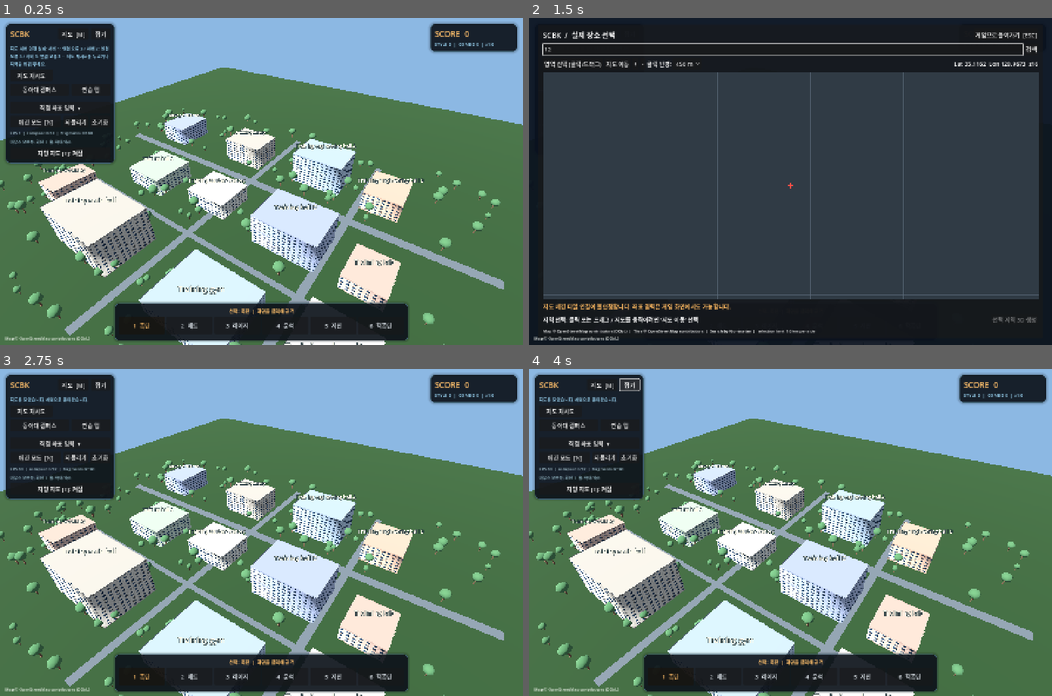
Above: before the commit, frames 1-4 (two rows, left to right).
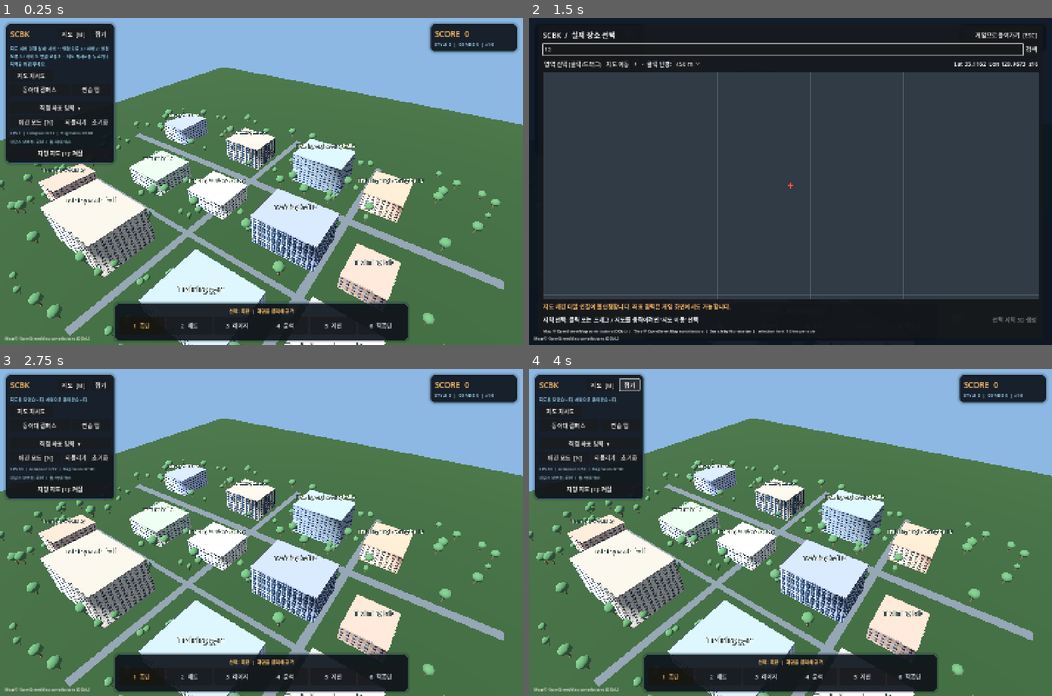
Above: after the commit, the same moments.

Repository: sopo9880/SCBK
Game: Godot game, scene res://scenes/main.tscn
Two runs of this game, one before a commit and one after it. Both use one fixed random seed, a clock stepped at 60 frames per second and the inputs below.
Inputs (mouse positions are in pixels of both pictures, inside the frame that each line leads up to):
- Up to frame 1 (0.25 s): no input
- Up to frame 2 (1.5 s): click "지도 [M]" at 0.5 s; click (785, 50) at 1.27 s; type "12" at 1.35 s
- Up to frame 3 (2.75 s): click "게임으로 돌아가기 [ESC]" at 2 s
- Up to frame 4 (4 s): click "접기" at 2.75 s; click "펼치기" at 3.5 s

The runs differ from the first frame. In frame 1, 2.0% of the frame differs, in the area x 8-77%, y 37-88%; in frame 2, less than 0.1%; in frame 3, 2.0%; in frame 4, 2.0%.

Commit message:
feat(v0.2.4): procedurally varied brick, stone, glass, ribbon and dorm facade families

Diff:
--- a/scripts/destructible_building.gd
+++ b/scripts/destructible_building.gd
@@ -60,6 +60,16 @@
 	_facade.set_shader_parameter("wall_color", color)
 	_facade.set_shader_parameter("trim_color", color.darkened(0.32))
 	_facade.set_shader_parameter("glass_color", Color(0.10, 0.16, 0.22))
+	var style: int = posmod(hash(identity), 5)
+	var lower: String = display_name.to_lower()
+	if lower.contains("도서관") or lower.contains("library"):
+		style = 2
+	elif lower.contains("기숙사") or lower.contains("dorm"):
+		style = 4
+	elif lower.contains("연구") or lower.contains("science"):
+		style = 3
+	_facade.set_shader_parameter("facade_style", float(style))
+	_facade.set_shader_parameter("facade_variation", float(posmod(hash(display_name), 100)) / 100.0)
 	_roof_material = StandardMaterial3D.new()
 	_roof_material.albedo_color = color.darkened(0.22)
 	_roof_material.roughness = 0.93
--- a/shaders/building_facade.gdshader
+++ b/shaders/building_facade.gdshader
@@ -8,6 +8,8 @@
 uniform vec4 glass_color : source_color = vec4(0.10, 0.16, 0.22, 1.0);
 uniform float night_factor : hint_range(0.0, 1.0) = 0.0;
 uniform float damage_tint : hint_range(0.0, 1.0) = 0.0;
+uniform float facade_style : hint_range(0.0, 4.0, 1.0) = 0.0;
+uniform float facade_variation : hint_range(0.0, 1.0) = 0.4;
 
 float rand2(vec2 p) {
 	return fract(sin(dot(p, vec2(127.1, 311.7))) * 43758.5453);
@@ -29,6 +31,33 @@
 	float sills = step(0.20, unit.x) * (1.0 - step(0.81, unit.x)) * step(0.345, unit.y) * (1.0 - step(0.37, unit.y));
 	float brick = rand2(floor(UV * vec2(3.0, 7.0))) * 0.07;
 	vec3 plaster = wall_color.rgb * (0.89 + brick + 0.06 * age);
+	// Procedural building families: limestone, brick, glass, ribbon, dorm.
+	// No reference-game textures, screenshots or facade code are reused.
+	if (facade_style > 0.5 && facade_style < 1.5) {
+		vec2 joint = fract(UV * vec2(2.5, 6.5) + vec2(mod(floor(UV.y * 6.5), 2.0) * 0.5, 0.0));
+		float mortar = step(joint.x, 0.045) + step(joint.y, 0.075);
+		plaster = mix(wall_color.rgb * (0.81 + brick + age * 0.16), trim_color.rgb * 0.90, min(mortar, 1.0) * 0.49);
+	}
+	if (facade_style > 1.5 && facade_style < 2.5) {
+		float tile = step(0.06, fract(UV.y * 1.0)) * step(0.04, fract(UV.x * 0.75));
+		plaster = mix(trim_color.rgb * 0.77, wall_color.rgb * (0.82 + 0.17 * age), tile);
+		window_w = step(0.12, unit.x) * (1.0 - step(0.87, unit.x));
+		window_h = step(0.12, unit.y) * (1.0 - step(0.90, unit.y));
+		opening = window_w * window_h;
+		glass_mask = step(0.16, unit.x) * (1.0 - step(0.84, unit.x)) * step(0.16, unit.y) * (1.0 - step(0.87, unit.y));
+	}
+	if (facade_style > 2.5 && facade_style < 3.5) {
+		float band = step(0.32, fract(UV.y * 0.5));
+		plaster = mix(wall_color.rgb * 0.78, trim_color.rgb * 0.89, band * 0.37);
+		glass_mask *= 1.12;
+	}
+	if (facade_style > 3.5) {
+		float balcony = step(0.09, unit.y) * (1.0 - step(0.19, unit.y));
+		float pilaster = step(0.44, unit.x) * (1.0 - step(0.57, unit.x));
+		plaster = mix(plaster, trim_color.rgb * 0.74, max(balcony * 0.56, pilaster * 0.28));
+		glass_mask *= 0.81;
+	}
+	plaster *= 0.93 + 0.12 * facade_variation;
 	plaster = mix(plaster, trim_color.rgb, max(facade_band * 0.26, pillar * 0.14));
 	plaster = mix(plaster, trim_color.rgb * 0.67, opening);
 	vec3 glass = glass_color.rgb * (0.85 + 0.28 * rand2(room));
